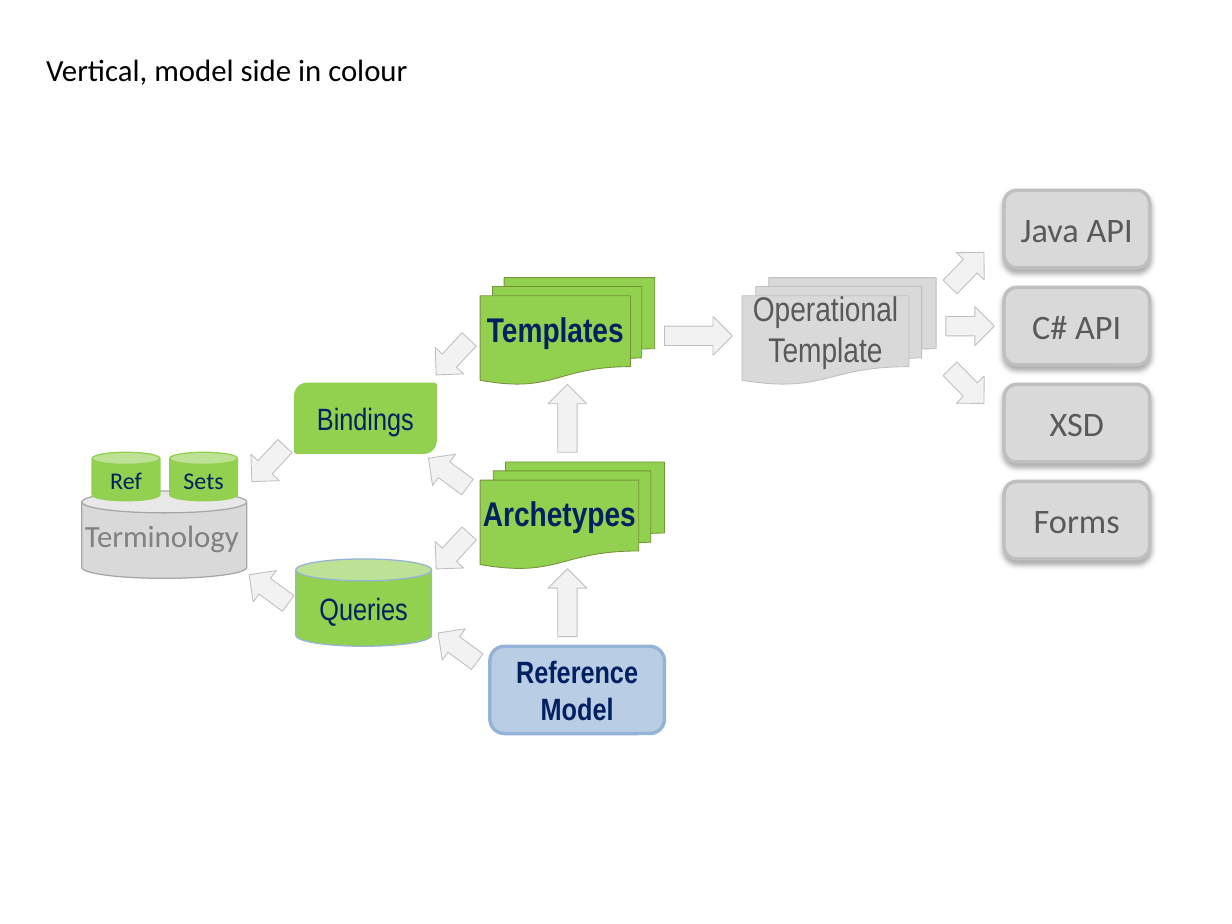
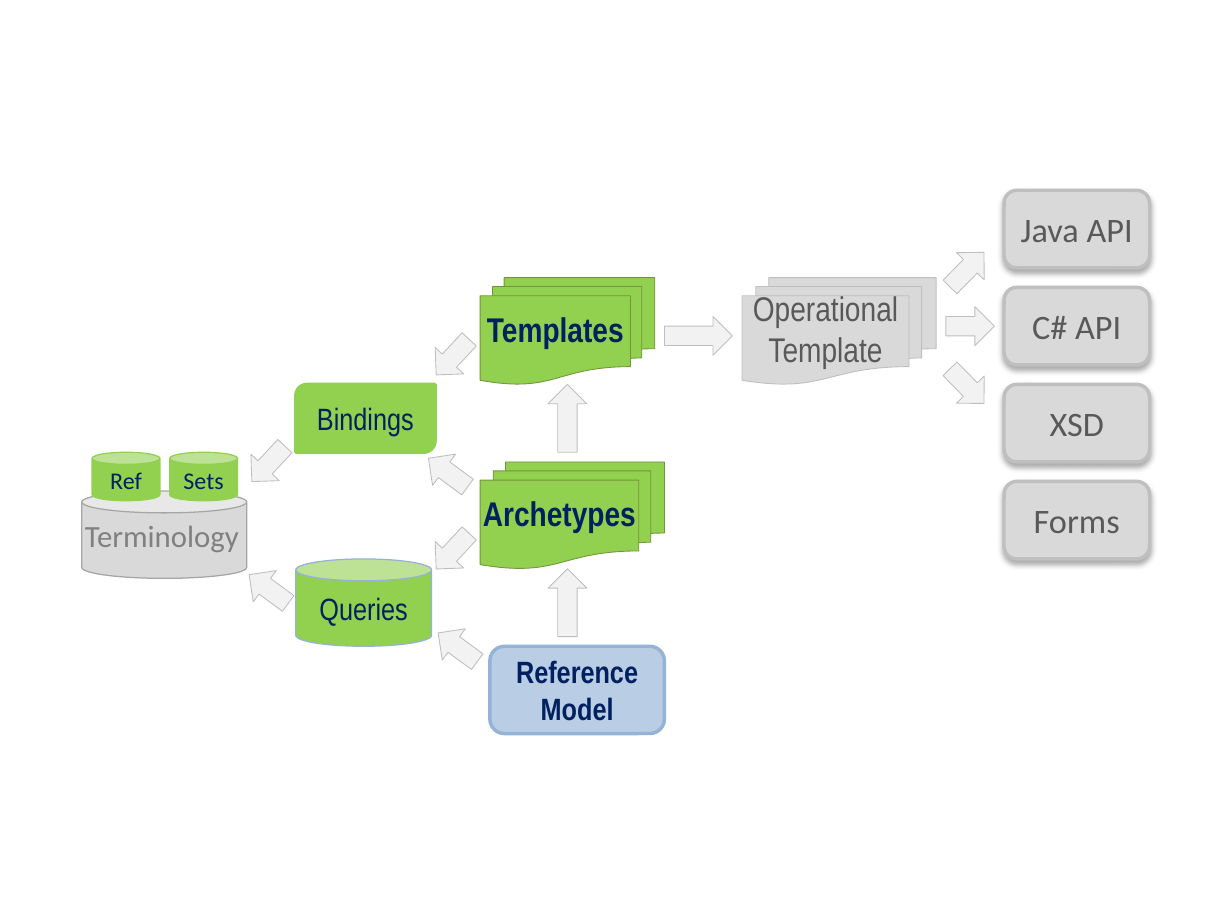
Before and after one commit to openEHR/openehr-website-php, a slide deck: slide 10 of files/diagrams/openEHR-diagrams.pptx (slide 16 before the commit). Drawn at 1232x924 pixels with LibreOffice and Linux fonts; fonts in the diff are those of the drawing. Boxes give left, top, right and bottom in pixels: in the first picture for what was removed or moved away, otherwise in the second. Text is boxed around its words. In the diff, an @@ line names an element or a change of style, - is before the commit and + after.

```diff
--- a/files/diagrams/openEHR-diagrams.pptx
+++ b/files/diagrams/openEHR-diagrams.pptx
@@ text removed at (x1=46, y1=59, x2=407, y2=85) @@
-Vertical, model side in colour
```
Also in this commit, not shown: 6 other slides changed, 4 slides added, 9 slides removed, 3 other files.
